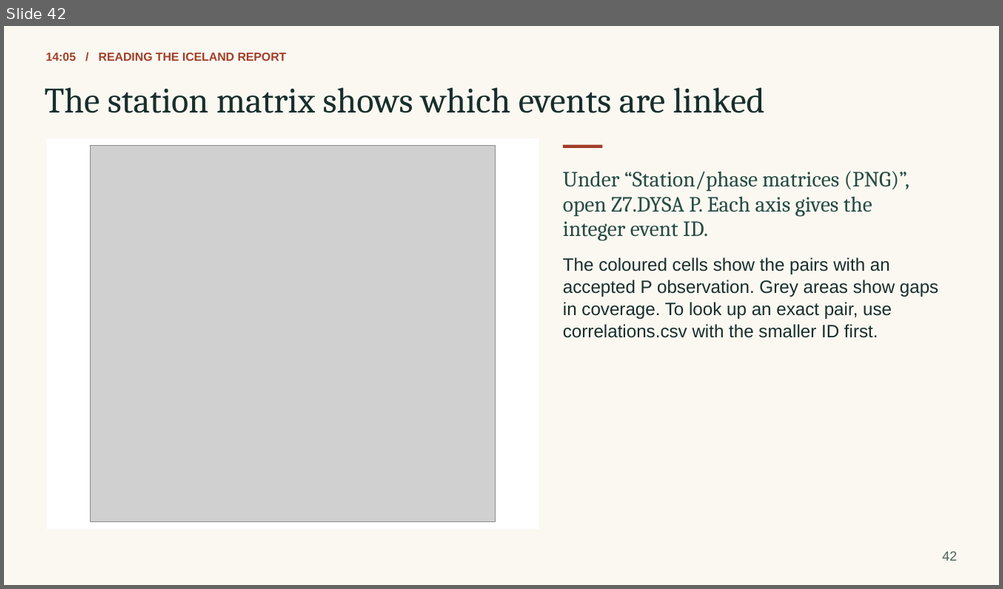
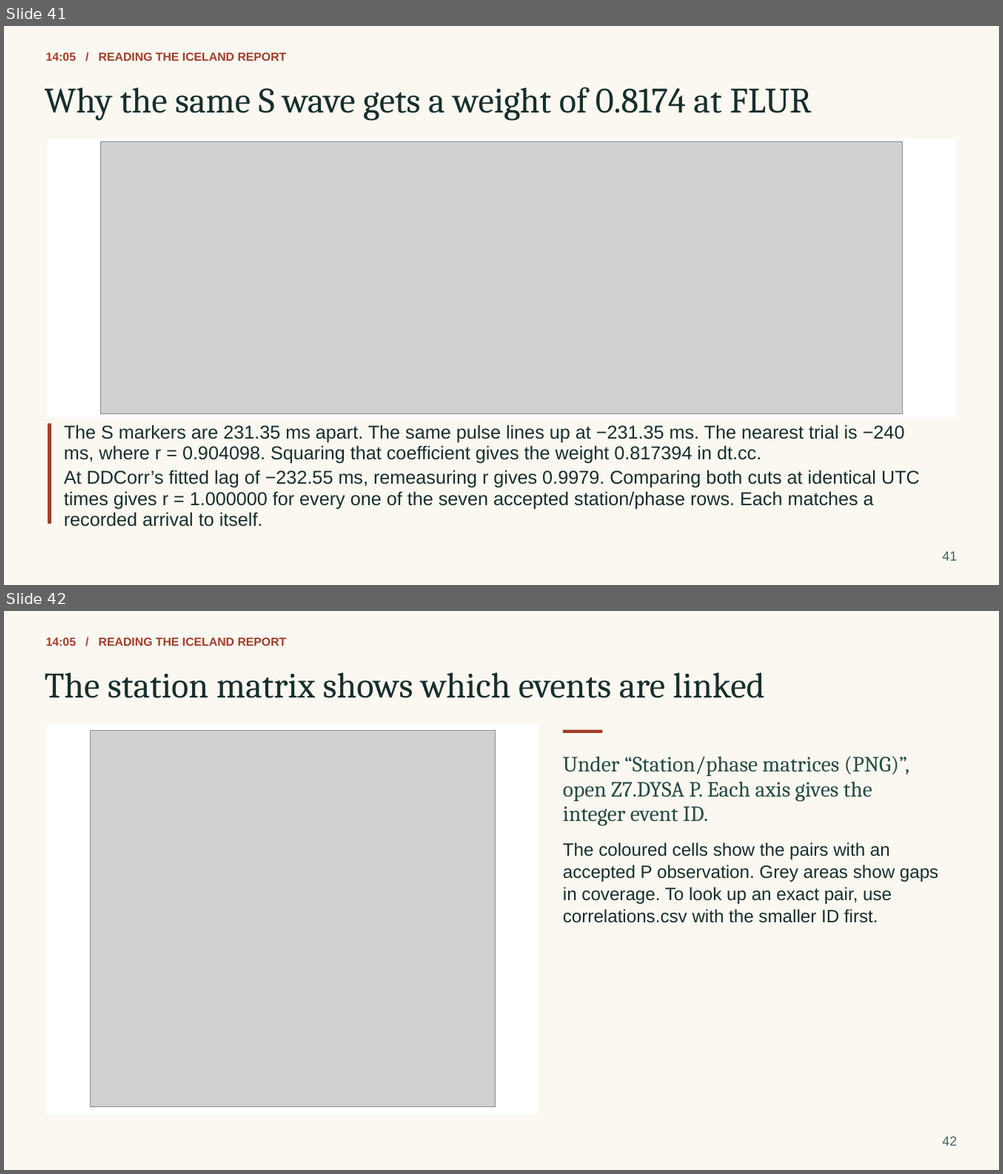
Before and after one commit to eliasrh/DDCorr.jl, a slide deck: teaching/DDCorr_minicourse.pptx. Shown one above the other, each under a label of ours: slide 42 before the commit, slides 41 and 42 after it. The pictures are 1003x589 and 1003x1174 pixels, drawn with LibreOffice and Linux fonts; fonts in the diff are those of the drawing; grey boxes stand for pictures. Boxes give left, top, right and bottom in pixels: in the first picture for what was removed or moved away, otherwise in the second. Text is boxed around its words. In the diff, an @@ line names an element or a change of style, - is before the commit and + after.

```diff
--- a/teaching/DDCorr_minicourse.pptx
+++ b/teaching/DDCorr_minicourse.pptx
@@ slide 41 added at <box>4,26,999,585</box>, background #FAF8F1 @@
@@ text added at <box>46,53,287,61</box>, 11.2 pt, text #A23D28, bold @@
+14:05 / READING THE ICELAND REPORT
@@ text added at <box>45,87,811,121</box>, 34.5 pt, text #172E2C @@
+Why the same S wave gets a weight of 0.8174 at FLUR
@@ rectangle added at <box>47,138,956,417</box>, fill #FFFFFF @@
@@ picture added at <box>100,141,902,414</box> @@
@@ rectangle added at <box>47,423,51,525</box>, fill #A23D28 @@
@@ text added at <box>64,425,905,443</box>, 18 pt, text #172E2C @@
+The S markers are 231.35 ms apart. The same pulse lines up at −231.35 ms. The nearest trial is −240
@@ text added at <box>64,446,761,464</box>, 18 pt, text #172E2C @@
+ms, where r = 0.904098. Squaring that coefficient gives the weight 0.817394 in dt.cc.
@@ text added at <box>64,470,919,488</box>, 18 pt, text #172E2C @@
+At DDCorr’s fitted lag of −232.55 ms, remeasuring r gives 0.9979. Comparing both cuts at identical UTC
@@ text added at <box>64,491,874,509</box>, 18 pt, text #172E2C @@
+times gives r = 1.000000 for every one of the seven accepted station/phase rows. Each matches a
@@ text added at <box>64,512,263,527</box>, 18 pt, text #172E2C @@
+recorded arrival to itself.
@@ text added at <box>942,551,956,561</box>, 12.8 pt, text #486258 @@
+41
```
Also in this commit, not shown: 1 slide changed, 1 slide removed, 11 other files.
